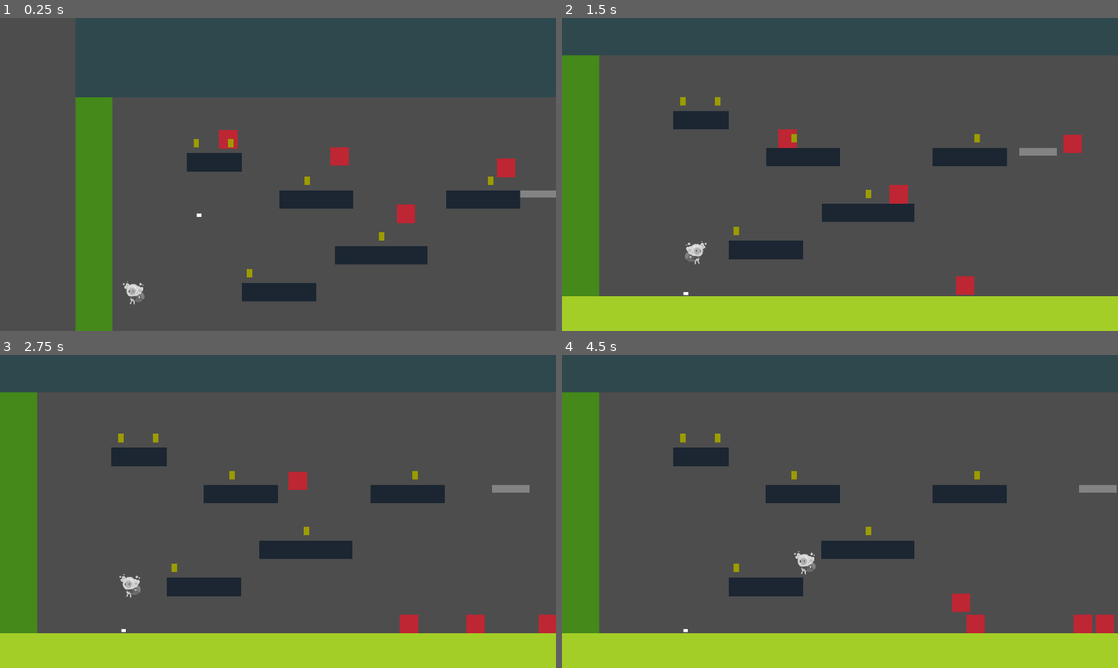
Above: before the commit, frames 1-4 (two rows, left to right).
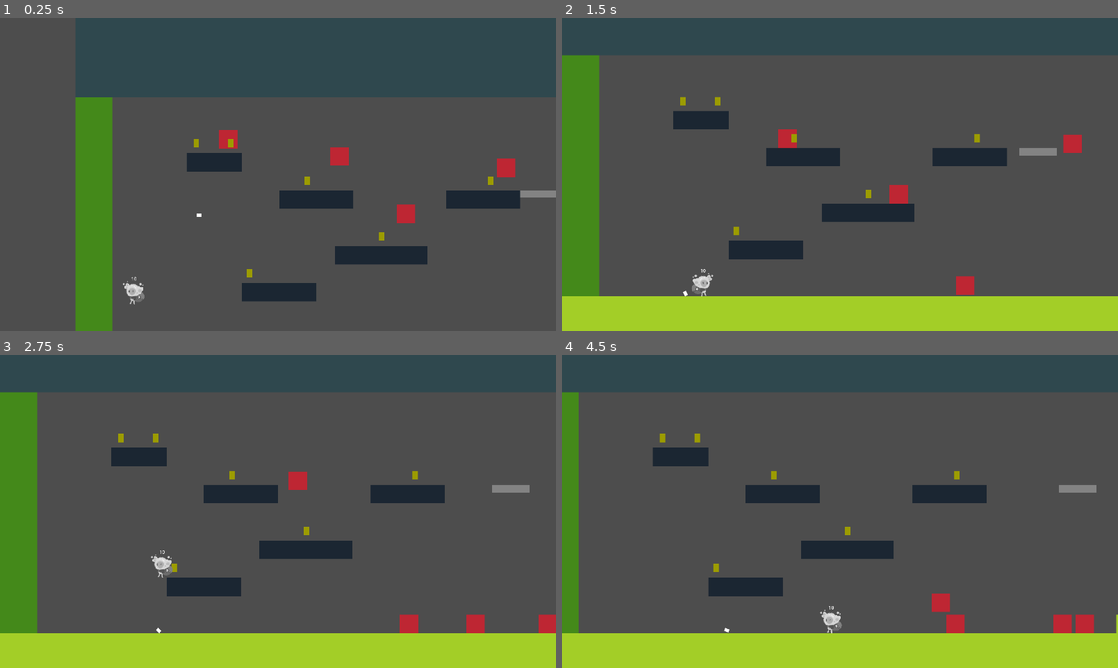
Above: after the commit, the same moments.

Repository: giuliosa/slyheart
Game: Godot game, scene res://Scenes/mock_stage_tiles.tscn
Two runs of this game, one before a commit and one after it. Both use one fixed random seed, a clock stepped at 60 frames per second and the inputs below.
Inputs:
- Up to frame 1 (0.25 s): no input
- Up to frame 2 (1.5 s): hold Space (action) 0.53-1.28 s; hold D (move_right) from 0.53 s (still down); tap W (move_up) at 0.77 s; tap Space (action) at 1.35 s
- Up to frame 3 (2.75 s): tap W (move_up) at 1.52 s; release D (move_right) at 2.03 s; hold A (move_left) from 2.03 s (still down); hold Space (action) from 2.03 s (still down)
- Up to frame 4 (4.5 s): release A (move_left) at 2.78 s; release Space (action) at 2.78 s; hold D (move_right) 2.78-4.28 s; tap Space (action) at 2.85, 4.35 s; tap W (move_up) at 3.02, 3.77 s; hold Space (action) 3.53-4.28 s; hold A (move_left) from 4.28 s (still down)

The runs differ from the first frame. In frame 1, less than 0.1% of the frame differs, in the area x 23-25%, y 82-84%; in frame 2, 0.3%; in frame 3, 0.3%; in frame 4, 7.1%, in the area x 3-100%, y 12-89%.

Commit message:
plus ultra

Diff:
--- a/Scenes/Actors/Player/plataform_player.gd
+++ b/Scenes/Actors/Player/plataform_player.gd
@@ -5,6 +5,7 @@
 const AIR_FRICTION = 0.5
 
 var is_jumping: bool
+var can_jump := true
 var life := 10
 var knockback_vector := Vector2.ZERO
 var knockback_power := 20
@@ -22,6 +23,8 @@
 
 @onready var player_body := $Body as Sprite2D
 @onready var remote_transform := $Remote as RemoteTransform2D
+@onready var life_label := $Life as Label
+@onready var coyote_timer := $CoyoteTimer as Timer
 
 func _ready():
 	jump_velocity = (jump_height * 2) / max_time_to_peak
@@ -29,38 +32,41 @@
 	fall_gravity = gravity * 2
 
 func _physics_process(delta):
+	life_label.text = str(life)
+
 	# Add the gravity.
 	if not is_on_floor():
 		#velocity.y += gravity * delta
 		velocity.x = 0
 
-	if is_on_wall():
-		#velocity.y = 200
+	if is_on_wall_only() and not is_on_floor():
+		#velocity.y = fall_gravity
 		wall_normal = get_wall_normal()
 
 	# Handle jump.
-	if Input.is_action_just_pressed("action") and jump_count < max_jumps:
-		print("Pulou do chão")
+	if Input.is_action_just_pressed("action") and jump_count < max_jumps and can_jump:
 		velocity.y = -jump_velocity
 		is_jumping = true
-		print(velocity)
 		jump_count += 1
 
 
 		if is_on_wall():
 			jump_count = 1
-			print("pulou da parede")
+			print(wall_normal)
 			if wall_normal == Vector2.LEFT:
-				velocity = Vector2(wall_normal.x * jump_velocity, -jump_velocity)
+				velocity = lerp(wall_normal, Vector2(wall_normal.x * jump_velocity, -jump_velocity), 1.8)
 			if wall_normal == Vector2.RIGHT:
-				velocity = Vector2(wall_normal.x * jump_velocity, -jump_velocity)
-
-			print(velocity)
+				velocity = lerp(wall_normal, Vector2(wall_normal.x * jump_velocity, -jump_velocity), 1.8)
 
 
 	elif is_on_floor():
 		is_jumping = false
 		jump_count = 0
+
+	if is_on_floor() and !can_jump:
+		can_jump = true
+	elif can_jump and coyote_timer.is_stopped():
+		coyote_timer.start()
 
 	if velocity.y > 0 or not Input.is_action_pressed("action"):
 		velocity.y += fall_gravity * delta
@@ -88,9 +94,8 @@
 	remote_transform.remote_path = camera_path
 
 func _on_hurtbox_body_entered(body):
-	print(life)
 	var knockback = Vector2((global_position.x - body.global_position.x) * knockback_power, -200)
-	if life < 0:
+	if life <= 0:
 		queue_free()
 	else:
 		take_damage(knockback)
@@ -105,3 +110,7 @@
 		knockback_tween.parallel().tween_property(self, "knockback_vector", Vector2.ZERO, duration)
 		player_body.modulate = Color(1, 0, 0, 1)
 		knockback_tween.parallel().tween_property(player_body, "modulate", Color(1,1,1,1), duration)
+
+
+func _on_coyote_timer_timeout():
+	can_jump = false
--- a/Scenes/Actors/Player/plataform_player.tscn
+++ b/Scenes/Actors/Player/plataform_player.tscn
@@ -46,4 +46,16 @@
 
 [node name="Remote" type="RemoteTransform2D" parent="."]
 
+[node name="Life" type="Label" parent="."]
+offset_left = -5.0
+offset_top = -98.0
+offset_right = 14.0
+offset_bottom = -75.0
+text = "00"
+
+[node name="CoyoteTimer" type="Timer" parent="."]
+wait_time = 0.2
+one_shot = true
+
 [connection signal="body_entered" from="Hurtbox" to="." method="_on_hurtbox_body_entered"]
+[connection signal="timeout" from="CoyoteTimer" to="." method="_on_coyote_timer_timeout"]
